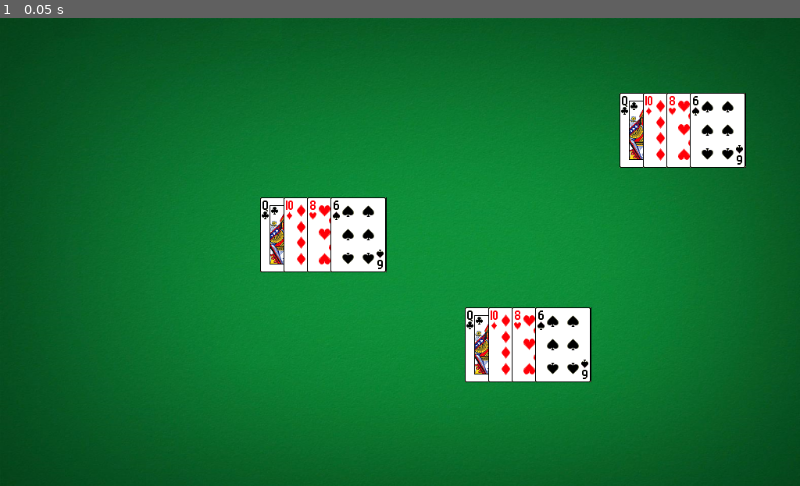
Above: before the commit, frame 1.
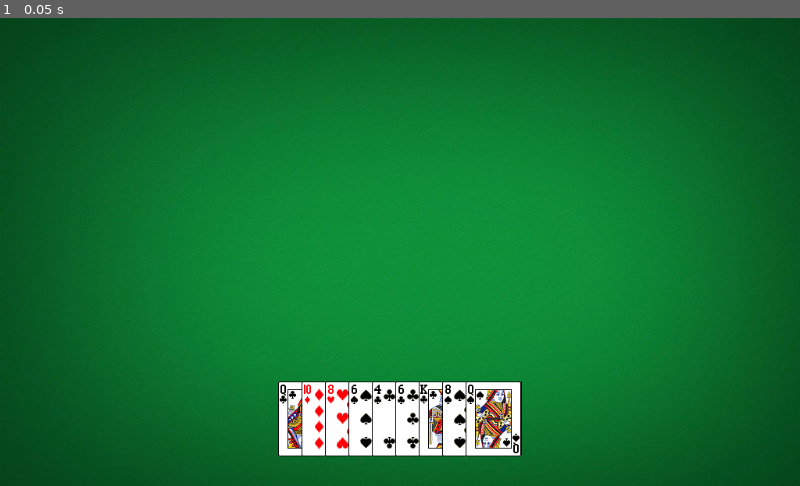
Above: after the commit, the same moment.

Repository: ssalanski/OhHell
Game: Godot game, scene res://Game.tscn
Two runs of this game, one before a commit and one after it. Both use one fixed random seed, a clock stepped at 60 frames per second and the inputs below. The project has no main scene, so this scene is started directly.
Inputs:
- Up to frame 1 (0.05 s): no input

The runs differ from the first frame. In frame 1, 13% of the frame differs, in the area x 32-94%, y 16-94%.

Commit message:
add script for the top level Game logic
rename scene nodes from Node2D to be more descriptive in the larger scene tree

Diff:
--- a/Card.tscn
+++ b/Card.tscn
@@ -272,7 +272,7 @@
 "speed": 0.0
 } ]
 
-[node name="Node2D" type="Node2D"]
+[node name="CardNode" type="Node2D"]
 script = ExtResource( 3 )
 
 [node name="CardFace" type="AnimatedSprite" parent="."]
--- /dev/null
+++ b/Game.gd
@@ -0,0 +1,27 @@
+extends Node2D
+
+export(PackedScene) var Hand
+
+# Declare member variables here. Examples:
+# var a = 2
+# var b = "text"
+
+
+# Called when the node enters the scene tree for the first time.
+func _ready():
+	set_table()
+
+func set_table():
+	var player = Hand.instance()
+	add_child(player)
+	player.position = $MainPlayerAnchor.position
+	player.receive_card(3)
+	player.receive_card(5)
+	player.receive_card(12)
+	player.receive_card(46)
+	player.receive_card(50)
+
+
+# Called every frame. 'delta' is the elapsed time since the previous frame.
+#func _process(delta):
+#	pass
--- a/Game.tscn
+++ b/Game.tscn
@@ -1,20 +1,23 @@
-[gd_scene load_steps=3 format=2]
+[gd_scene load_steps=4 format=2]
 
 [ext_resource path="res://assets/art/table.png" type="Texture" id=1]
 [ext_resource path="res://Hand.tscn" type="PackedScene" id=2]
+[ext_resource path="res://Game.gd" type="Script" id=3]
 
-[node name="Node2D" type="Node2D"]
+[node name="GameNode" type="Node2D"]
+script = ExtResource( 3 )
+__meta__ = {
+"_edit_vertical_guides_": [ 512.0 ]
+}
+Hand = ExtResource( 2 )
 
 [node name="Table" type="Sprite" parent="."]
-scale = Vector2( 0.71, 0.67 )
+scale = Vector2( 0.706207, 0.666667 )
 texture = ExtResource( 1 )
 centered = false
 
-[node name="player1" parent="." instance=ExtResource( 2 )]
-position = Vector2( 586, 419 )
+[node name="MainPlayerAnchor" type="Position2D" parent="."]
+position = Vector2( 512, 514 )
 
-[node name="player2" parent="." instance=ExtResource( 2 )]
-position = Vector2( 784, 144 )
-
-[node name="player3" parent="." instance=ExtResource( 2 )]
-position = Vector2( 324, 278 )
+[node name="TrumpCardAnchor" type="Position2D" parent="."]
+position = Vector2( 94, 514 )
--- a/Hand.gd
+++ b/Hand.gd
@@ -24,7 +24,7 @@
 
 const CARD_GAP = 30
 func arrange_hand():
-	var h = (cards.size() - 1) * CARD_GAP/2
+	var h = -CARD_GAP/2 * (cards.size() - 1)
 	for card in cards:
 		card.position = Vector2(h,0)
 		h = h + CARD_GAP
--- a/Hand.tscn
+++ b/Hand.tscn
@@ -3,6 +3,6 @@
 [ext_resource path="res://Card.tscn" type="PackedScene" id=1]
 [ext_resource path="res://Hand.gd" type="Script" id=2]
 
-[node name="Node2D" type="Node2D"]
+[node name="HandNode" type="Node2D"]
 script = ExtResource( 2 )
 Card = ExtResource( 1 )
